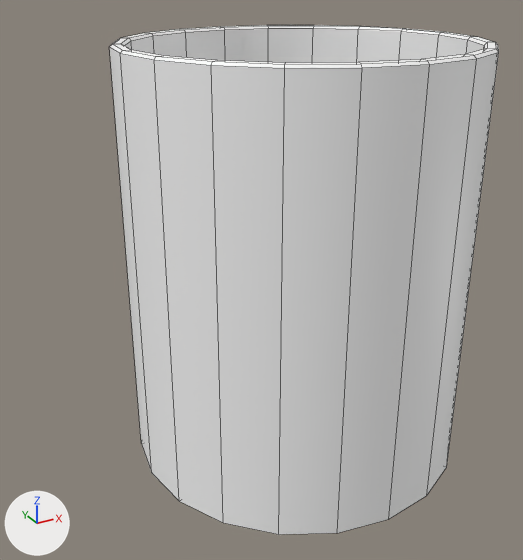
Before and after pictures for a commit that changed the FBX model Assets/Modular Assets/Props/Mug_prop.fbx.
Rendered twice from a 50 mm lens placed at (4.4544, -2.3002, 0.9287), pointed at (4.5332, -2.157, 0.857). Every picture has the same lights, and +X, +Y and +Z are marked at lower left. Mesh edges are drawn as thin lines. Where no turn or scale is listed for an object, it has been applied to the vertices.
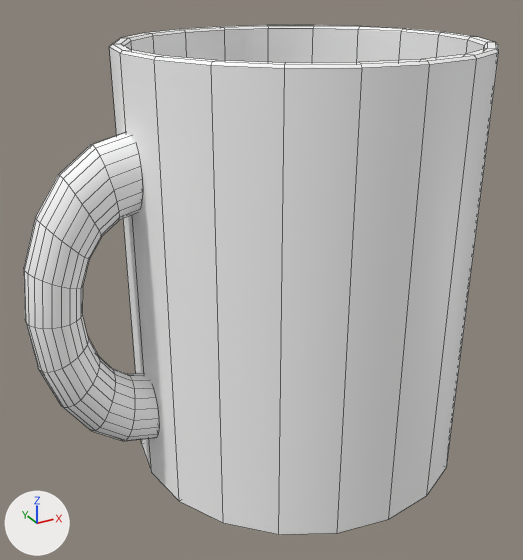
Pixel boxes [x1, y1, x2, y2] of what changed, in the pictures (523 x 560 px):
'pTorus1', added
    after: [24, 133, 159, 441]

The change, as a list of edits to the scene's bpy script:
```text
Add me_ptorus1_ncl1_1:
    me_ptorus1_ncl1_1.from_pydata(...)  # 222 vertices, 240 faces; spans x -0.0262..0.0, y -0.006..0.006, z -0.0381..0.0381
    me_ptorus1_ncl1_1.materials.append(mat_props)  # its picture is missing
Add ob_ptorus1:
    ob_ptorus1 = bpy.data.objects.new('pTorus1', me_ptorus1_ncl1_1)
    ob_ptorus1.location = (4.5032, -2.1547, 0.8582)
```
